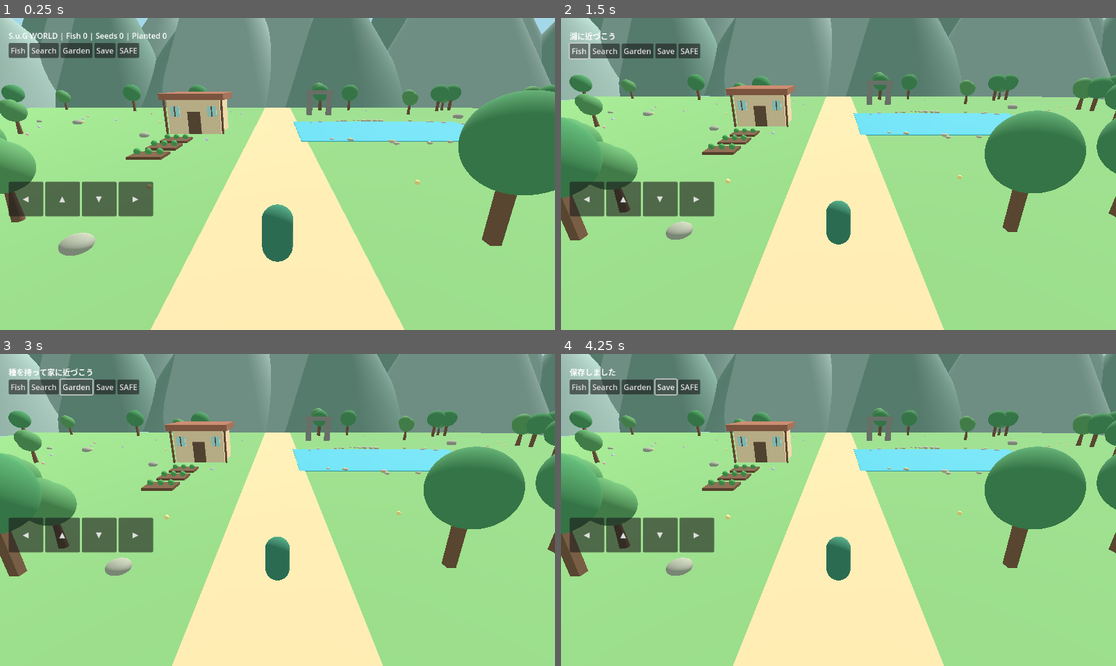
Above: before the commit, frames 1-4 (two rows, left to right).
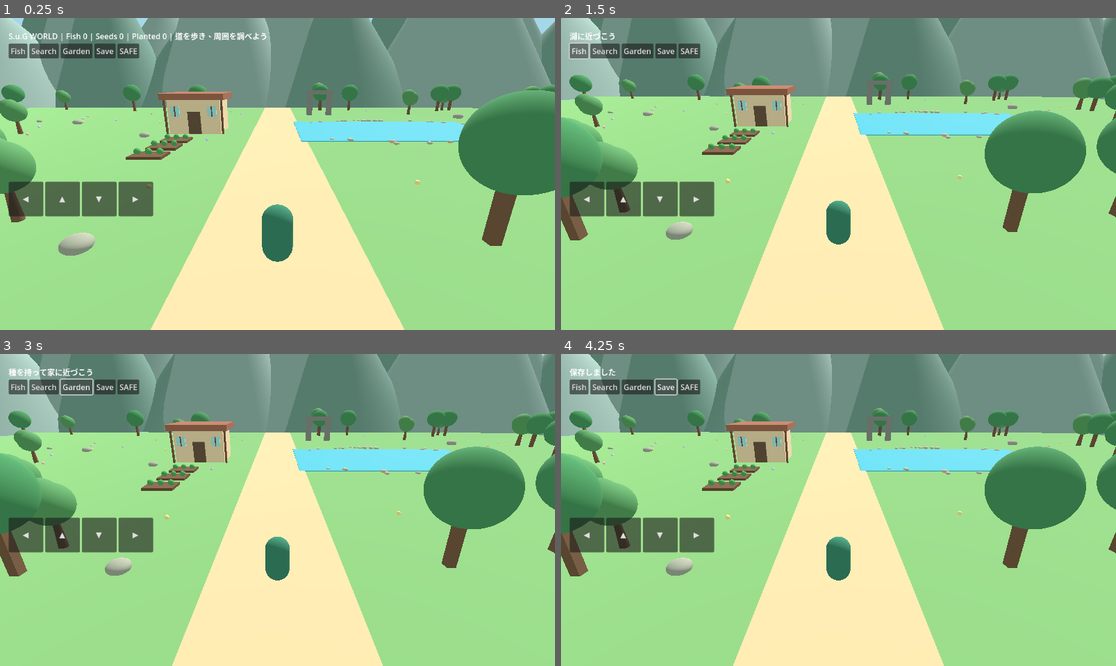
Above: after the commit, the same moments.

Repository: koji06ochi-ship-it/SUG-WORLD-3D
Game: Godot game, scene res://main.tscn
Same seed, same stepped clock (60 frames per second), same inputs: the game is played once before the commit and once after it.
Inputs:
- Up to frame 1 (0.25 s): no input
- Up to frame 2 (1.5 s): click "Fish" at 0.5 s; click "Fish" at 1.25 s
- Up to frame 3 (3 s): click "Search" at 2 s; click "Garden" at 2.75 s
- Up to frame 4 (4.25 s): click "Save" at 3.5 s

The runs differ from the first frame. In frame 1, 0.6% of the frame differs, in the area x 1-49%, y 4-13%; in frame 2, less than 0.1%; in frame 3, less than 0.1%; in frame 4, nothing differs.

Commit message:
Connect 10-minute journey to fishing, discovery, gardening and gate

Diff:
--- a/valley.gd
+++ b/valley.gd
@@ -6,6 +6,7 @@
 var lake_position := Vector3(-12, 0, 22)
 var house_position := Vector3(8, 0, 22)
 var state := WorldState.new()
+var journey := WorldJourney.new()
 var navigation := WorldNavigation.new()
 var overlay: PanelContainer
 var overlay_open := false
@@ -28,6 +29,7 @@
         player.position = state.world_position
         fish_attempts = int(state.inventory.get("fish", 0))
     _refresh_status()
+    status.text += " | " + journey.hint()
 
 func _refresh_status() -> void:
     status.text = "S.u.G WORLD | Fish %d | Seeds %d | Planted %d" % [
@@ -195,17 +197,20 @@
             status.text = "湖に近づこう"
         else:
             fish_attempts += 1
+            journey.mark("Fish")
             state.award_once("fish_%d" % fish_attempts, "fish", 1)
             status.text = "魚が釣れた"
             if fish_attempts == 2 and state.award_once("lake_key_first", "key", 1):
                 status.text = "古い鍵が釣れた！"
     elif action == "Search":
+        journey.mark("Search")
         status.text = "種を発見した" if state.award_once("seed_first", "seeds", 1) else "ここはもう調べた"
     elif action == "Garden":
         if player.position.distance_to(house_position) < 7 and int(state.inventory.get("seeds", 0)) > 0:
             state.inventory["seeds"] = int(state.inventory["seeds"]) - 1
             state.garden["planted"] = int(state.garden.get("planted", 0)) + 1
             status.text = "庭に種を植えた"
+            journey.mark("Garden")
         else:
             status.text = "種を持って家に近づこう"
 
@@ -230,6 +235,9 @@
         touch_direction = touch_direction.limit_length(1.0)
 
 func _physics_process(delta: float) -> void:
+    journey.progress(delta)
+    if player.position.distance_to(Vector3(-6.5, 0.8, 37)) < 4.5:
+        journey.mark("Gate")
     var forward := (1.0 if (Input.is_key_pressed(KEY_W) or Input.is_key_pressed(KEY_UP)) else 0.0) - (1.0 if (Input.is_key_pressed(KEY_S) or Input.is_key_pressed(KEY_DOWN)) else 0.0)
     var turn := (1.0 if (Input.is_key_pressed(KEY_D) or Input.is_key_pressed(KEY_RIGHT)) else 0.0) - (1.0 if (Input.is_key_pressed(KEY_A) or Input.is_key_pressed(KEY_LEFT)) else 0.0)
     forward = clampf(forward + touch_forward, -1.0, 1.0)
